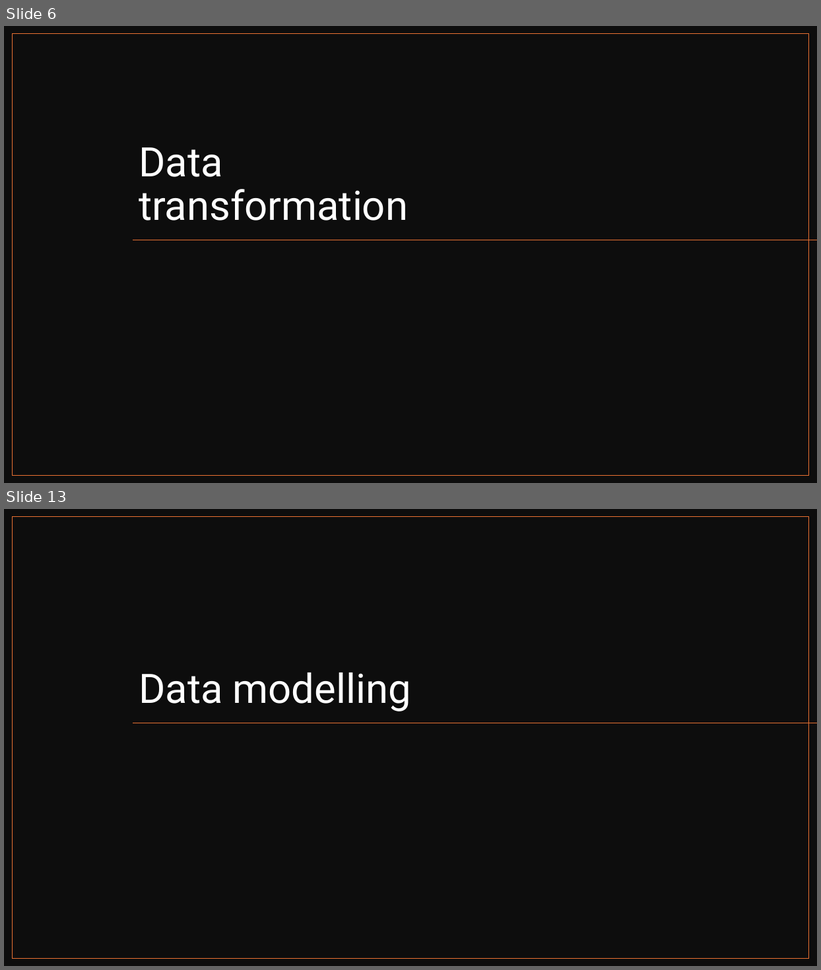
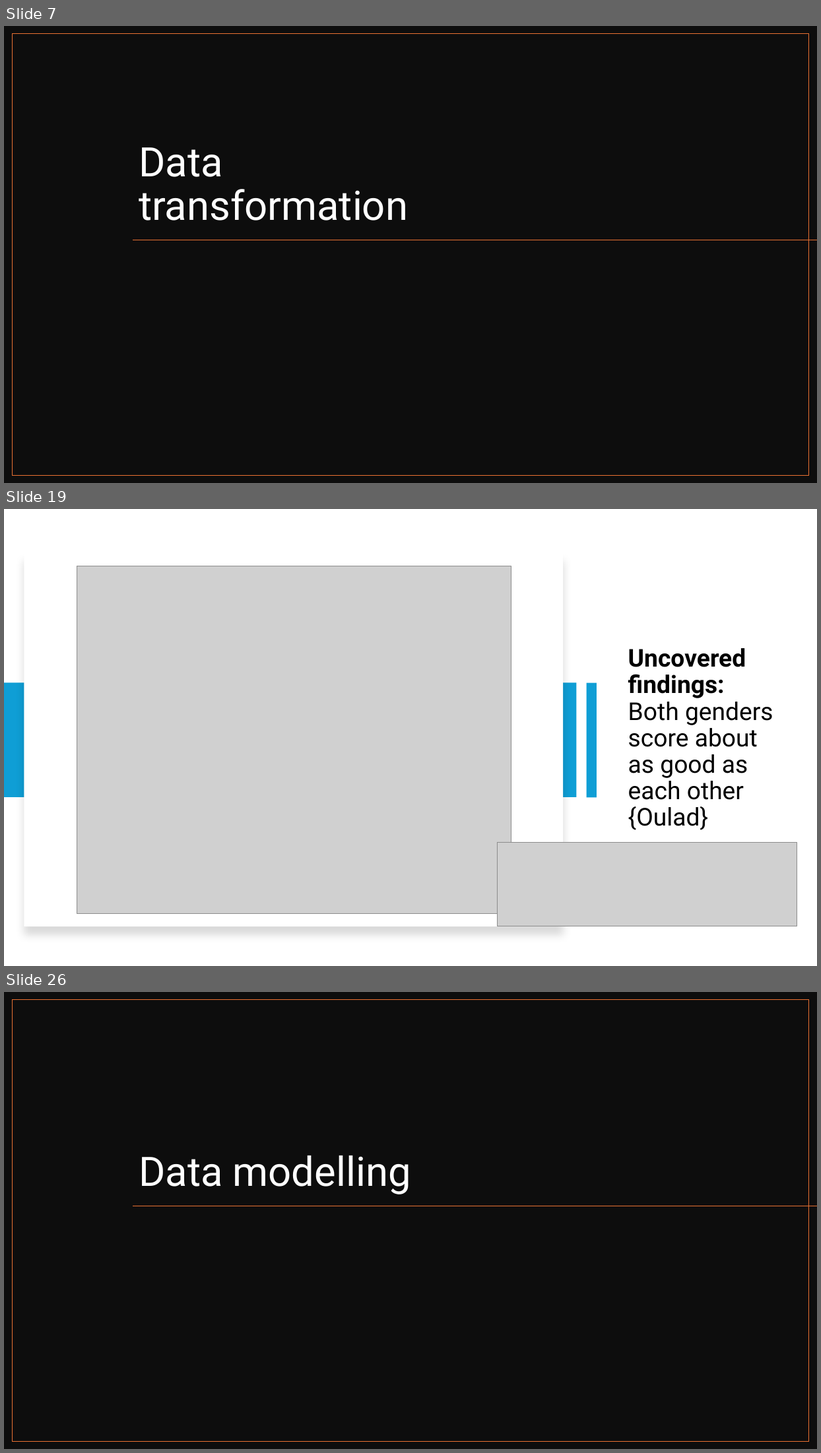
Before and after one commit to ProjectsKoryHasWorkedOn/2024_Grades_Dataset_R_Project, a slide deck: r_project_presentation.pptx. Shown one above the other, each under a label of ours: slides 6 and 13 before the commit, slides 7, 19 and 26 after it; the slides between them are not shown. The pictures are 821x970 and 821x1453 pixels, drawn with LibreOffice and Linux fonts; fonts in the diff are those of the drawing; grey boxes stand for pictures. Boxes give left, top, right and bottom in pixels: in the first picture for what was removed or moved away, otherwise in the second. Text is boxed around its words. In the diff, an @@ line names an element or a change of style, - is before the commit and + after.

```diff
--- a/r_project_presentation.pptx
+++ b/r_project_presentation.pptx
@@ slide 19 added at [4, 509, 817, 966], background #FFFFFF @@
@@ rectangle added at [24, 553, 564, 927], fill #FFFFFF @@
@@ picture added at [77, 566, 511, 914] @@
@@ title added at [628, 648, 774, 830], 29 pt, text #000000 @@
+Uncovered findings: Both genders score about as good as each other {Oulad}
@@ rectangle added at [4, 683, 577, 798], fill #0F9ED5 @@
@@ rectangle added at [586, 683, 597, 798], fill #0F9ED5 @@
@@ picture added at [498, 843, 797, 927] @@
@@ what was slide 6 is now slide 7 @@
@@ what was slide 13 is now slide 26 @@
```
Also in this commit, not shown: 4 slides changed, 25 other slides added, 12 slides removed, 11 other files.
